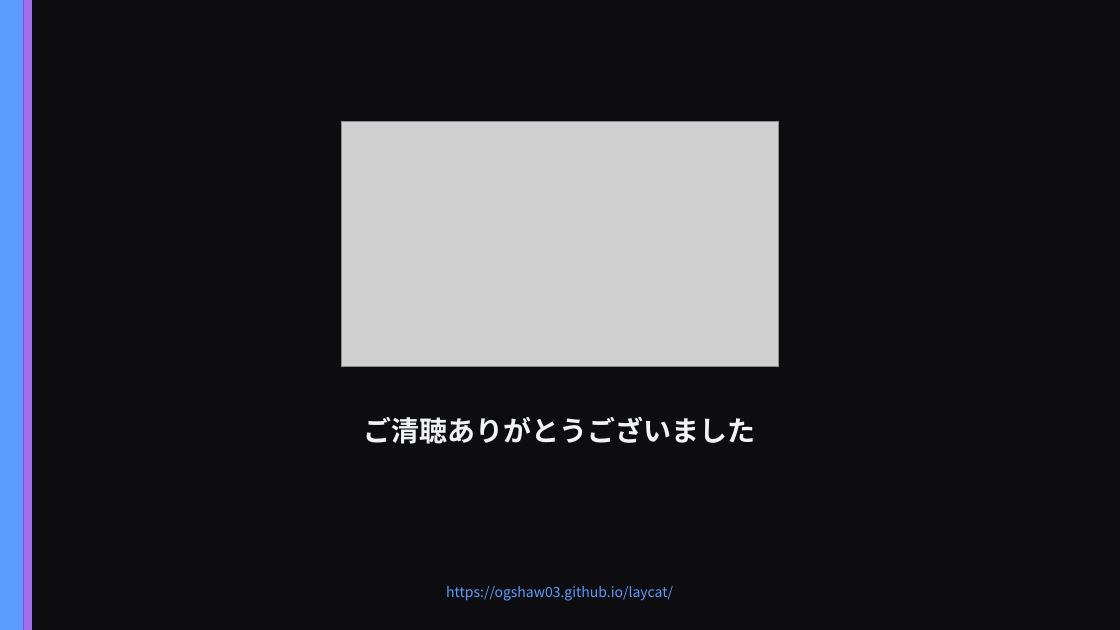
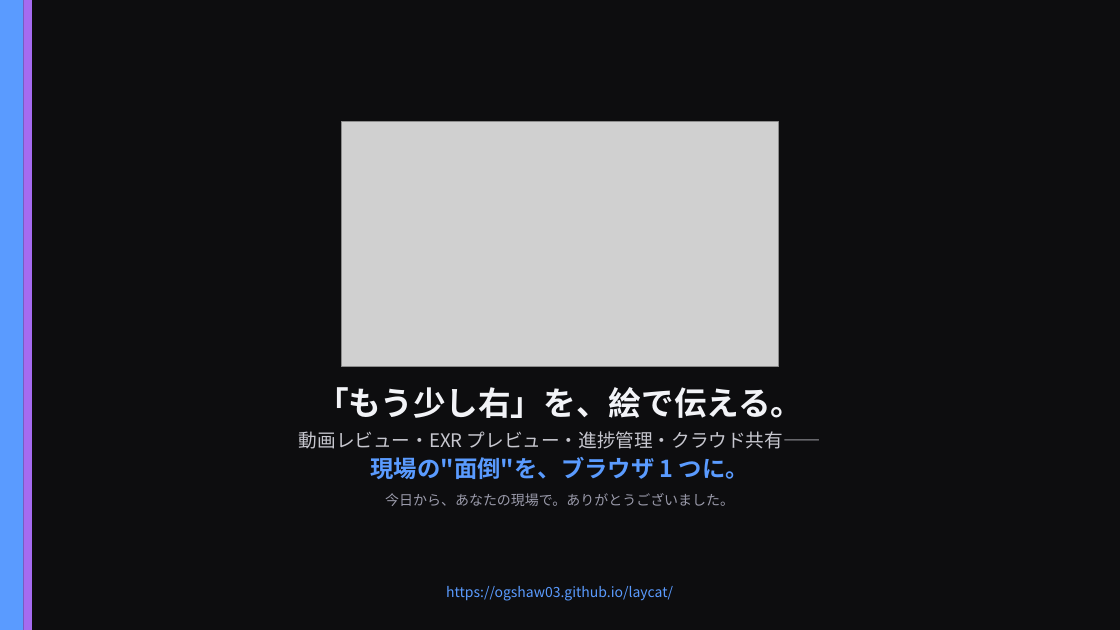
Before and after one commit to ogshaw03/lay_cat, a slide deck: slide 16 of LayCAT_紹介プレゼン.pptx. Drawn at 1120x630 pixels with LibreOffice and Linux fonts; fonts in the diff are those of the drawing; grey boxes stand for pictures. Boxes give left, top, right and bottom in pixels: in the first picture for what was removed or moved away, otherwise in the second. Text is boxed around its words. In the diff, an @@ line names an element or a change of style, - is before the commit and + after.

```diff
--- a/LayCAT_紹介プレゼン.pptx
+++ b/LayCAT_紹介プレゼン.pptx
@@ text at (299,387,820,506): text changed; size 24 to 16 pt; text colour #F2F3F7 to #C7C7CF; bold off @@
-ご清聴ありがとうございました
+「もう少し右」を、絵で伝える。
+動画レビュー・EXR プレビュー・進捗管理・クラウド共有——
+現場の"面倒"を、ブラウザ 1 つに。
+今日から、あなたの現場で。ありがとうございました。
```
